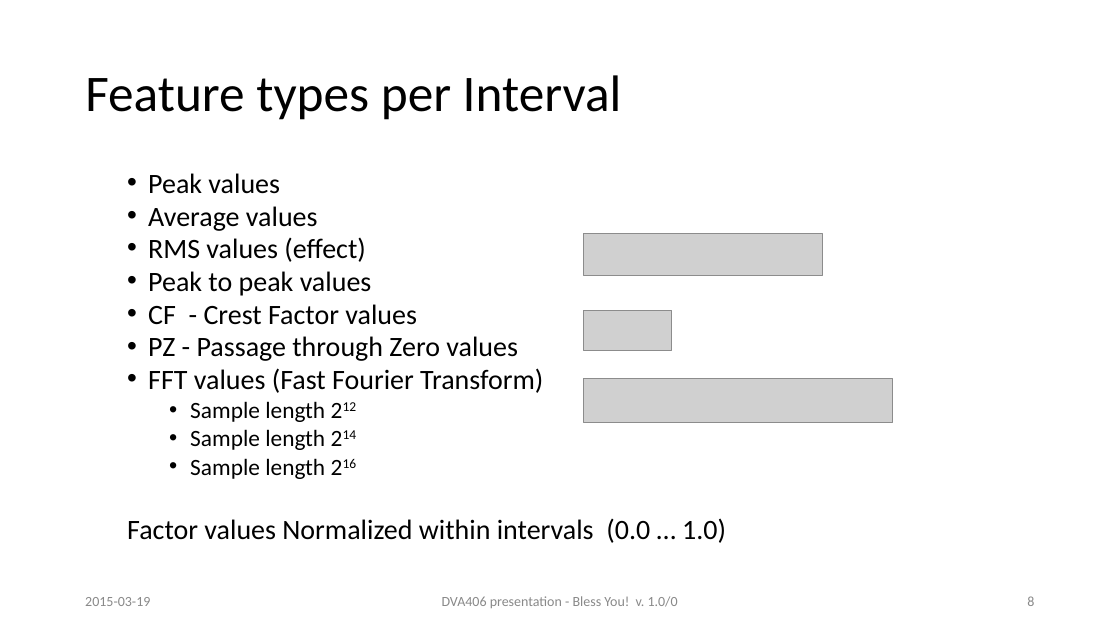
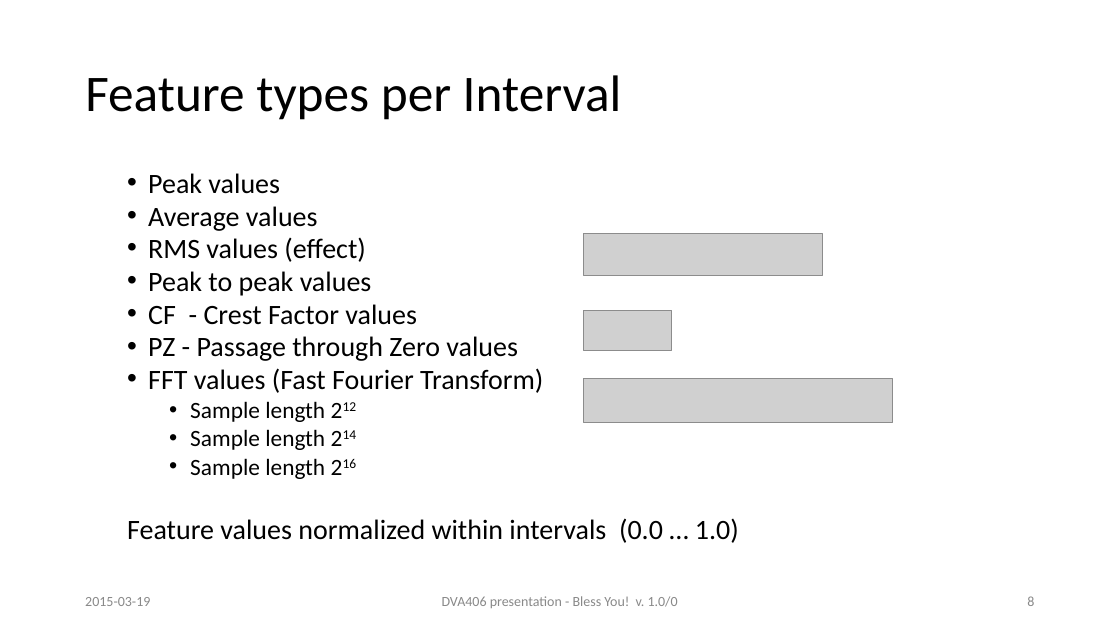
Before and after one commit to gfm10001/DVA406-MiniProj-BlessYou, a slide deck: slide 8 of Documents/Presentation/Bless You - Presentation.ppt. Drawn at 1120x630 pixels with LibreOffice and Linux fonts; fonts in the diff are those of the drawing; grey boxes stand for pictures. Boxes give left, top, right and bottom in pixels: in the first picture for what was removed or moved away, otherwise in the second. Text is boxed around its words. In the diff, an @@ line names an element or a change of style, - is before the commit and + after.

```diff
--- a/Documents/Presentation/Bless You - Presentation.ppt
+++ b/Documents/Presentation/Bless You - Presentation.ppt
@@ text at (x1=127, y1=518, x2=739, y2=543): text changed @@
-  Factor values Normalized within intervals (0.0 … 1.0)
+  Feature values normalized within intervals (0.0 … 1.0)
```
Also in this commit, not shown: 2 other slides changed, 1 other file.
